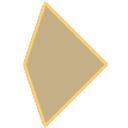
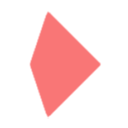
Before/after of a 128px x 128px layered artwork. What changed in the layer stack:
removed layer "Layer 1" over [left=23, top=0, right=109, bottom=128]
removed layer "Layer 2" over [left=23, top=2, right=108, bottom=126]
added layer "Layer 3" above "Background" over [left=29, top=10, right=102, bottom=119]
